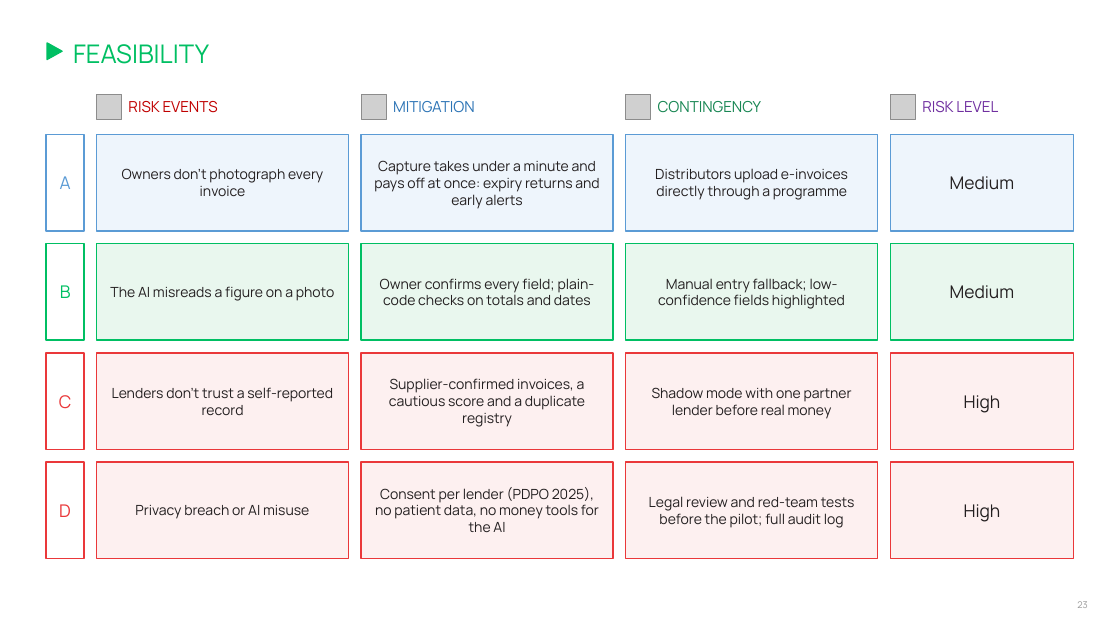
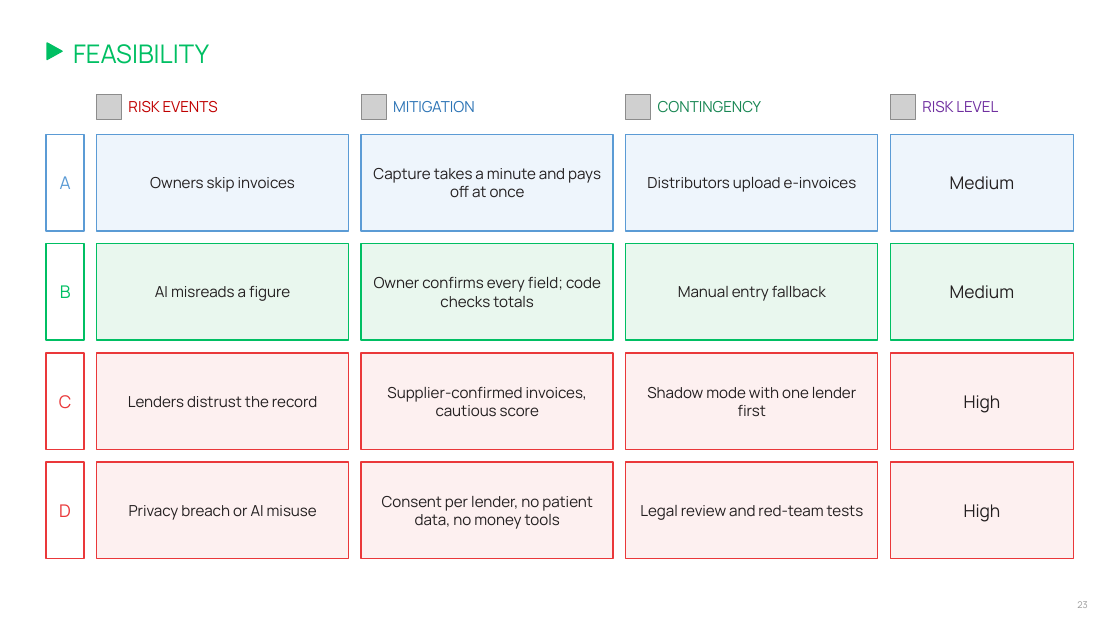
Before and after one commit to ishmam259/lamp-copilot, a slide deck: slide 23 of deck/LaMP-Copilot.pptx. Drawn at 1120x630 pixels with LibreOffice and Linux fonts; fonts in the diff are those of the drawing; grey boxes stand for pictures. Boxes give left, top, right and bottom in pixels: in the first picture for what was removed or moved away, otherwise in the second. Text is boxed around its words. In the diff, an @@ line names an element or a change of style, - is before the commit and + after.

Commit message:
deck: cut wordy slides by about a third, larger text, full team names

```diff
--- a/deck/LaMP-Copilot.pptx
+++ b/deck/LaMP-Copilot.pptx
@@ text at bbox=[150, 177, 295, 192]: text changed; size 12 to 13 pt @@
-Owners don't photograph every invoice
+Owners skip invoices
@@ text at bbox=[373, 168, 601, 198]: text changed; size 12 to 13 pt @@
-Capture takes under a minute and pays off at once: expiry returns and early alerts
+Capture takes a minute and pays off at once
@@ text at bbox=[647, 177, 857, 192]: text changed; size 12 to 13 pt @@
-Distributors upload e-invoices directly through a programme
+Distributors upload e-invoices
@@ text at bbox=[155, 286, 290, 301]: text changed; size 12 to 13 pt @@
-The AI misreads a figure on a photo
+AI misreads a figure
@@ text at bbox=[374, 277, 601, 308]: text changed; size 12 to 13 pt @@
-Owner confirms every field; plain-code checks on totals and dates
+Owner confirms every field; code checks totals
@@ text at bbox=[678, 286, 826, 301]: text changed; size 12 to 13 pt @@
-Manual entry fallback; low-confidence fields highlighted
+Manual entry fallback
@@ text at bbox=[387, 387, 587, 417]: text changed; size 12 to 13 pt @@
-Supplier-confirmed invoices, a cautious score and a duplicate registry
+Supplier-confirmed invoices, cautious score
@@ text at bbox=[647, 387, 856, 416]: text changed; size 12 to 13 pt @@
-Shadow mode with one partner lender before real money
+Shadow mode with one lender first
@@ text at bbox=[128, 396, 318, 408]: text changed; size 12 to 13 pt @@
-Lenders don't trust a self-reported record
+Lenders distrust the record
@@ text "Privacy breach or AI misuse" at bbox=[129, 505, 317, 520]: size 12 to 13 pt @@
@@ text at bbox=[382, 496, 593, 529]: text changed; size 12 to 13 pt @@
-Consent per lender (PDPO 2025), no patient data, no money tools for the AI
+Consent per lender, no patient data, no money tools
@@ text at bbox=[640, 505, 864, 520]: text changed; size 12 to 13 pt @@
-Legal review and red-team tests before the pilot; full audit log
+Legal review and red-team tests
```
Also in this commit, not shown: 21 other slides changed, 2 other files.
